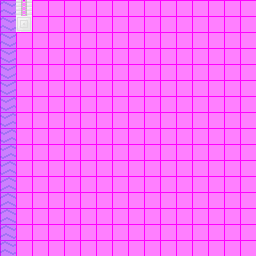
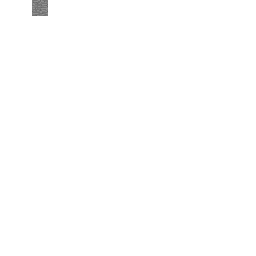
Two versions of the same layered image (256x256). Layer-by-layer changes:
hid "FField" over [0, 0, 16, 256]
hid "IronTank" over [16, 0, 32, 32]
added layer "Obtainium" above "Emmitium" over [32, 0, 48, 16]
hid "PixelThing" over [0, 0, 256, 256]
